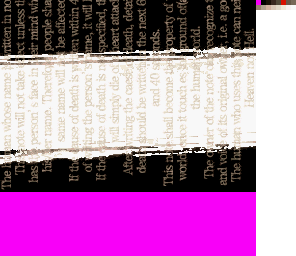
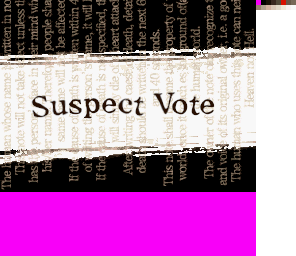
Revision of a layered 296 × 256 image; what changed, layer by layer:
added layer "crooked text" above "straight text" over [31, 91, 215, 119]
